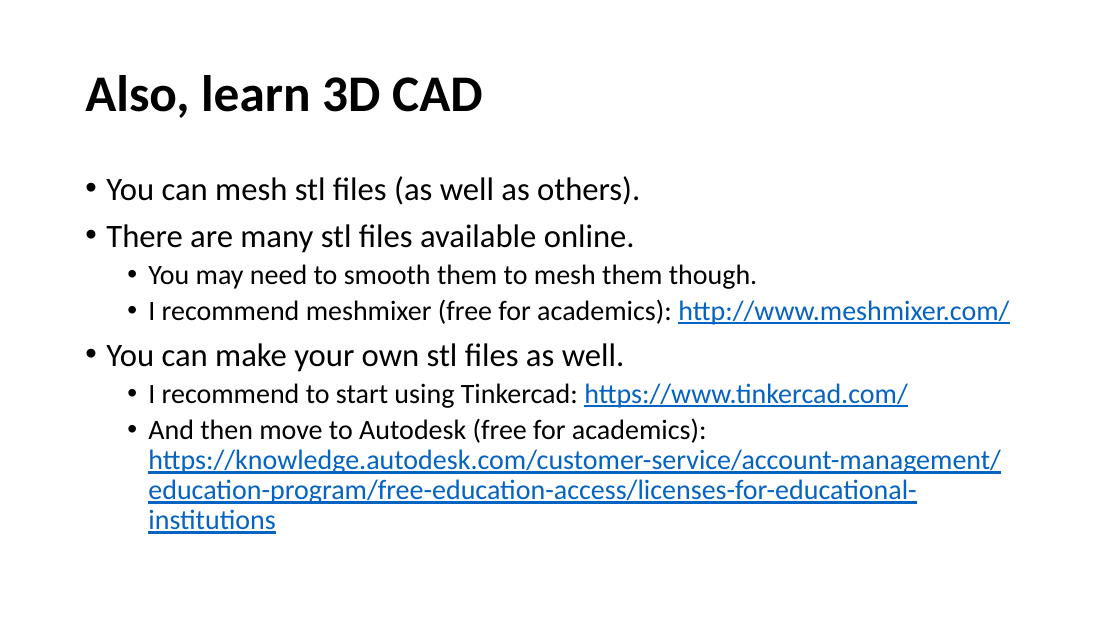
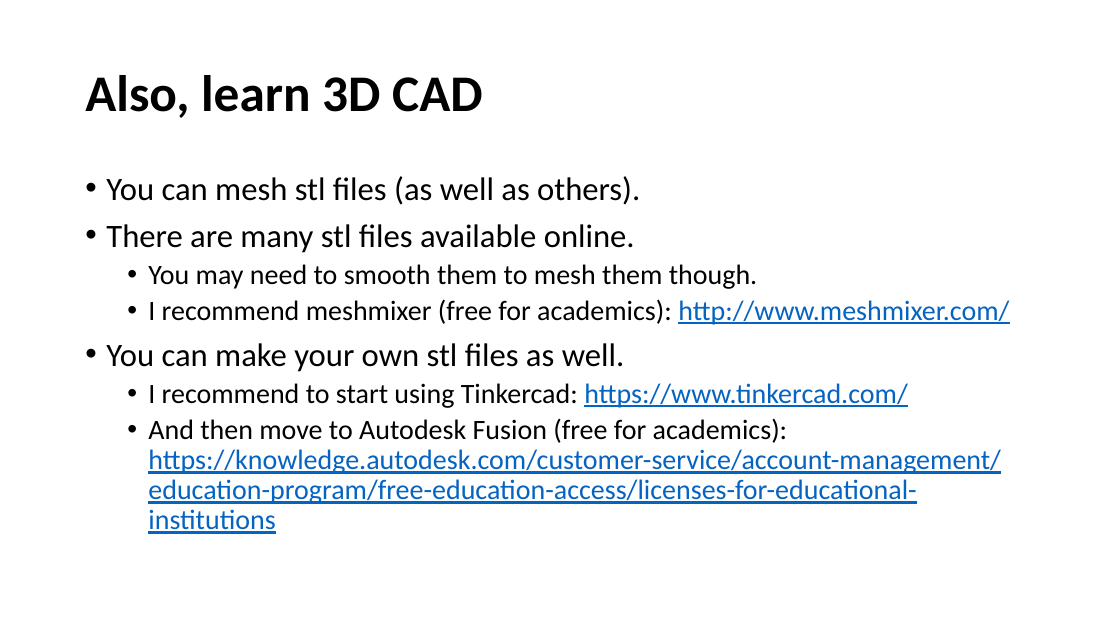
Before and after one commit to fairyflies9/IBAMR-Tutorials, a slide deck: slide 12 of IBAMR Lectures/5-IBFE Lecture – Plans for June.pptx. Drawn at 1120x630 pixels with LibreOffice and Linux fonts; fonts in the diff are those of the drawing. Boxes give left, top, right and bottom in pixels: in the first picture for what was removed or moved away, otherwise in the second. Text is boxed around its words. In the diff, an @@ line names an element or a change of style, - is before the commit and + after.

Commit message:
Lecture updates

```diff
--- a/IBAMR Lectures/5-IBFE Lecture – Plans for June.pptx
+++ b/IBAMR Lectures/5-IBFE Lecture – Plans for June.pptx
@@ text at box(148, 418, 1001, 534): text changed @@
-  • And then move to Autodesk (free for academics): https://knowledge.autodesk.com/customer-service/account-management/education-program/free-education-access/licenses-for-educational-institutions
+  • And then move to Autodesk Fusion (free for academics): https://knowledge.autodesk.com/customer-service/account-management/education-program/free-education-access/licenses-for-educational-institutions
```
Also in this commit, not shown: 1 slide added, 1 other file.
